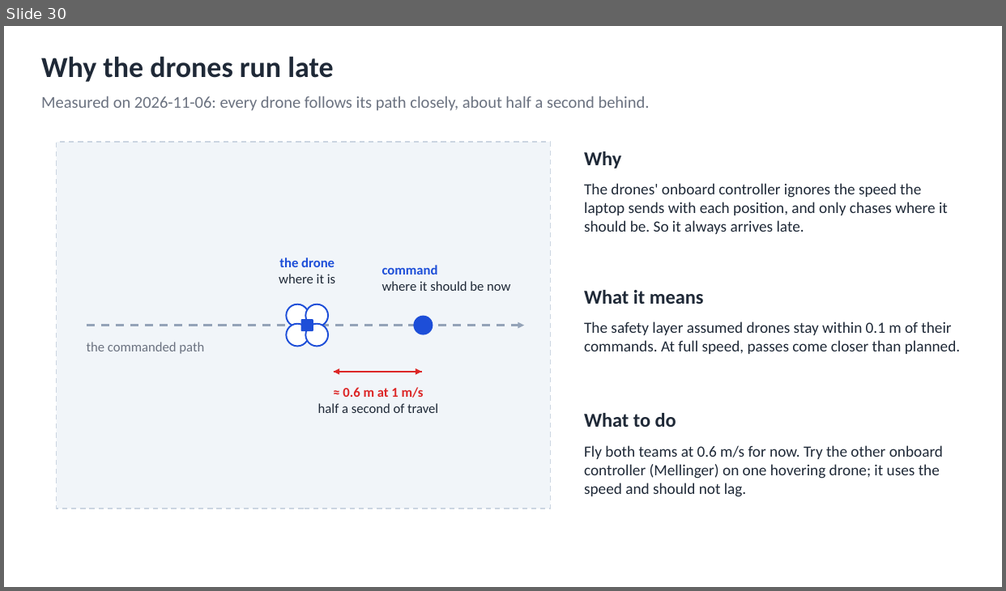
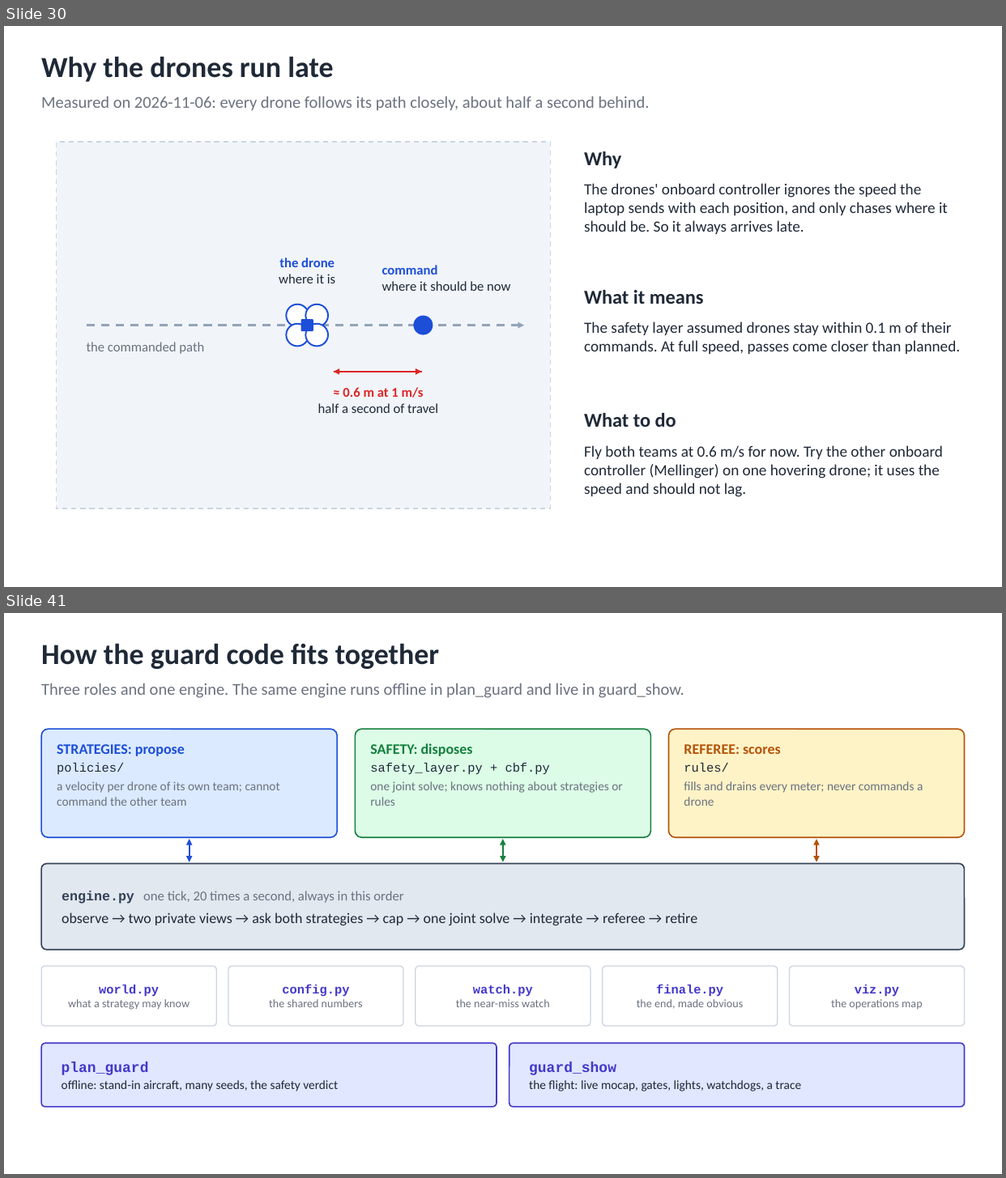
Before and after one commit to AI-DA-STC/CrazySwarm2-with-Mocap_Strike-and-Guard, a slide deck: docs/diagrams/strike-and-guard-diagrams.pptx. Shown one above the other, each under a label of ours: slide 30 before the commit, slides 30 and 41 after it; the slides between them are not shown. The pictures are 1006x591 and 1006x1178 pixels, drawn with LibreOffice and Linux fonts; fonts in the diff are those of the drawing. Boxes give left, top, right and bottom in pixels: in the first picture for what was removed or moved away, otherwise in the second. Text is boxed around its words. In the diff, an @@ line names an element or a change of style, - is before the commit and + after.

```diff
--- a/docs/diagrams/strike-and-guard-diagrams.pptx
+++ b/docs/diagrams/strike-and-guard-diagrams.pptx
@@ slide 41 added at (4,613,1002,1174), background #FFFFFF @@
@@ text added at (41,643,439,669), 28 pt, text #1F2937, bold @@
+How the guard code fits together
@@ text added at (41,683,684,698), 16 pt, text #6B7280 @@
+Three roles and one engine. The same engine runs offline in plan_guard and live in guard_show.
@@ rounded rectangle added at (41,729,337,837), fill #DBEAFE, outline #1D4ED8 1.25 pt, 12 pt, text #6B7280 @@
+STRATEGIES: propose
+policies/
+a velocity per drone of its own team; cannot command the other team
@@ rounded rectangle added at (355,729,651,837), fill #DCFCE7, outline #15803D 1.25 pt, 12 pt, text #6B7280 @@
+SAFETY: disposes
+safety_layer.py + cbf.py
+one joint solve; knows nothing about strategies or rules
@@ rounded rectangle added at (669,729,965,837), fill #FEF3C7, outline #B45309 1.25 pt, 12 pt, text #6B7280 @@
+REFEREE: scores
+rules/
+fills and drains every meter; never commands a drone
@@ double arrow added from (189, 839) to (189, 862), #1D4ED8 1.75 pt @@
@@ double arrow added from (503, 839) to (503, 862), #15803D 1.75 pt @@
@@ double arrow added from (817, 839) to (817, 862), #B45309 1.75 pt @@
@@ rounded rectangle added at (41,864,965,950), fill #E2E8F0, outline #334155 1.25 pt, 14 pt, text #1F2937 @@
+engine.py one tick, 20 times a second, always in this order
+observe → two private views → ask both strategies → cap → one joint solve → integrate → referee → retire
@@ rounded rectangle added at (41,966,216,1026), fill #FFFFFF, outline #CBD5E1 1 pt, 11 pt, text #6B7280 @@
+world.py
+what a strategy may know
@@ rounded rectangle added at (228,966,404,1026), fill #FFFFFF, outline #CBD5E1 1 pt, 11 pt, text #6B7280 @@
+config.py
+the shared numbers
@@ rounded rectangle added at (415,966,591,1026), fill #FFFFFF, outline #CBD5E1 1 pt, 11 pt, text #6B7280 @@
+watch.py
+the near-miss watch
@@ rounded rectangle added at (602,966,778,1026), fill #FFFFFF, outline #CBD5E1 1 pt, 11 pt, text #6B7280 @@
+finale.py
+the end, made obvious
@@ rounded rectangle added at (790,966,965,1026), fill #FFFFFF, outline #CBD5E1 1 pt, 11 pt, text #6B7280 @@
+viz.py
+the operations map
@@ rounded rectangle added at (41,1043,496,1107), fill #E0E7FF, outline #4338CA 1.25 pt, 12 pt, text #1F2937 @@
+plan_guard
+offline: stand-in aircraft, many seeds, the safety verdict
@@ rounded rectangle added at (509,1043,965,1107), fill #E0E7FF, outline #4338CA 1.25 pt, 12 pt, text #1F2937 @@
+guard_show
+the flight: live mocap, gates, lights, watchdogs, a trace
```
Also in this commit, not shown: 1 slide changed, 11 other slides added, 22 other files.
